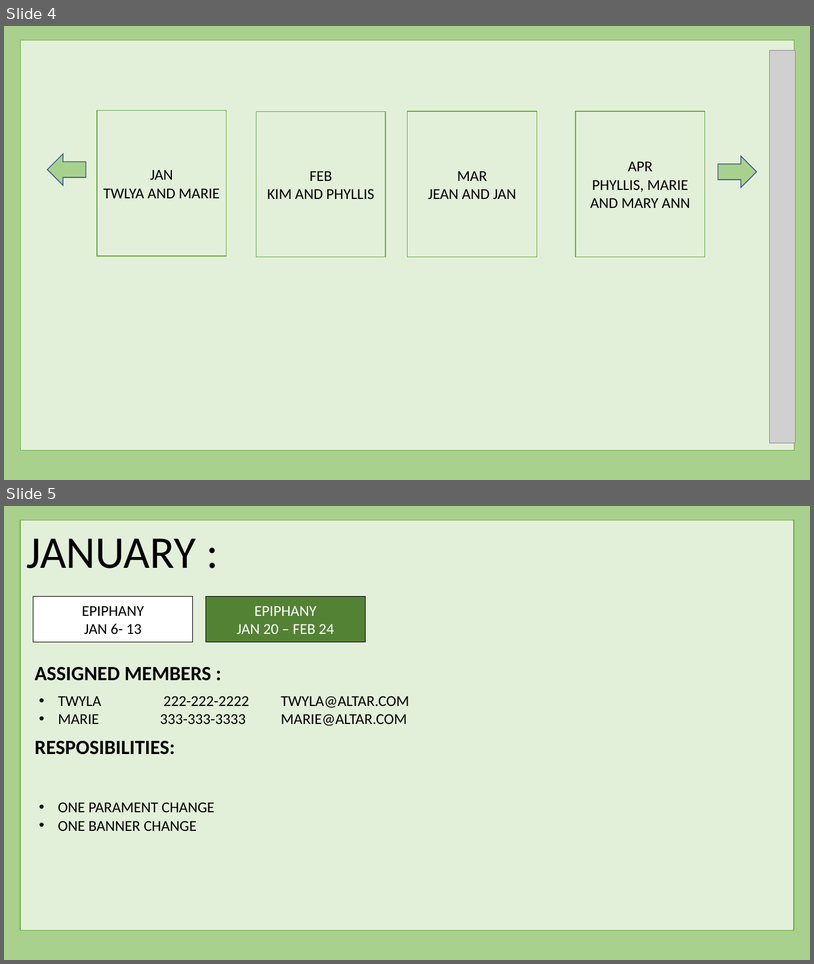
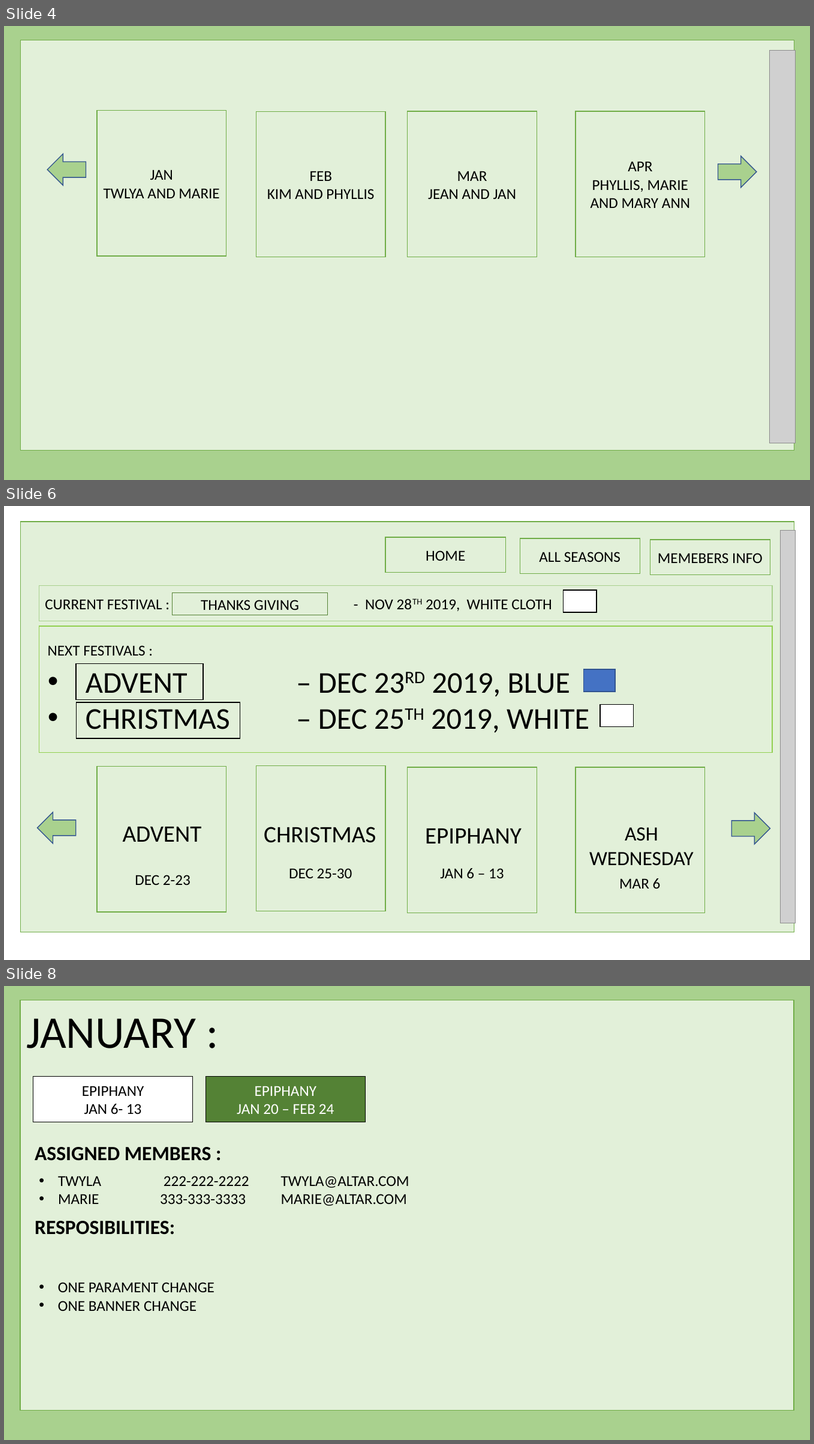
Before and after one commit to harishvavilala/Betterhappo, a slide deck: Powerpoints/BannerManagment.pptx. Shown one above the other, each under a label of ours: slides 4 and 5 before the commit, slides 4, 6 and 8 after it; the slides between them are not shown. The pictures are 814x964 and 814x1444 pixels, drawn with LibreOffice and Linux fonts; fonts in the diff are those of the drawing; grey boxes stand for pictures. Boxes give left, top, right and bottom in pixels: in the first picture for what was removed or moved away, otherwise in the second. Text is boxed around its words. In the diff, an @@ line names an element or a change of style, - is before the commit and + after.

Commit message:
Home Page Update

```diff
--- a/Powerpoints/BannerManagment.pptx
+++ b/Powerpoints/BannerManagment.pptx
@@ slide 6 added at <box>4,506,810,960</box>, background #FFFFFF @@
@@ rectangle added at <box>21,522,795,932</box>, fill #E2F0D9, outline #70AD47 1 pt @@
@@ rectangle added at <box>386,537,506,573</box>, fill #E2F0D9, outline #70AD47 1 pt, 18 pt, text #000000 @@
+HOME
@@ rectangle added at <box>520,538,641,574</box>, fill #E2F0D9, outline #70AD47 1 pt, 18 pt, text #000000 @@
+ALL SEASONS
@@ rectangle added at <box>651,540,771,575</box>, fill #E2F0D9, outline #70AD47 1 pt, 18 pt, text #000000 @@
+MEMEBERS INFO
@@ picture added at <box>781,531,796,924</box> @@
@@ rectangle added at <box>39,586,773,621</box>, fill #E2F0D9, outline #A9D18E 1 pt, 18 pt, text #000000 @@
+CURRENT FESTIVAL : - NOV 28TH 2019, WHITE CLOTH
@@ rectangle added at <box>172,593,327,615</box>, fill #E2F0D9, outline #548235 1 pt, 18 pt, text #000000 @@
+THANKS GIVING
@@ rectangle added at <box>564,590,597,612</box>, fill #FFFFFF, outline #000000 1 pt @@
@@ rectangle added at <box>39,626,773,752</box>, fill #E2F0D9, outline #92D050 1 pt @@
@@ text added at <box>48,645,145,655</box>, 18 pt, text #000000 @@
+NEXT FESTIVALS :
@@ rectangle added at <box>76,664,204,700</box>, outline #000000 1 pt @@
@@ text added at <box>86,673,590,733</box>, 36 pt, text #000000 @@
+• ADVENT – DEC 23RD 2019, BLUE
+• CHRISTMAS – DEC 25TH 2019, WHITE
@@ rectangle added at <box>584,669,615,692</box>, fill #4472C4, outline #325491 1 pt @@
@@ rectangle added at <box>77,702,240,738</box>, outline #000000 1 pt @@
@@ rectangle added at <box>600,705,634,727</box>, fill #FFFFFF, outline #000000 1 pt @@
@@ rectangle added at <box>97,766,227,912</box>, fill #E2F0D9, outline #70AD47 1 pt @@
@@ rectangle added at <box>256,766,386,911</box>, fill #E2F0D9, outline #70AD47 1 pt @@
@@ rectangle added at <box>408,768,537,913</box>, fill #E2F0D9, outline #70AD47 1 pt @@
@@ rectangle added at <box>576,768,705,913</box>, fill #E2F0D9, outline #70AD47 1 pt @@
@@ right arrow added at <box>37,812,76,844</box>, fill #A9D18E, outline #325491 1 pt @@
@@ text added at <box>123,826,202,841</box>, 28 pt, text #000000 @@
+ADVENT
@@ text added at <box>264,826,376,843</box>, 28 pt, text #000000 @@
+CHRISTMAS
@@ text added at <box>425,828,522,843</box>, 28 pt, text #000000 @@
+EPIPHANY
@@ text added at <box>590,827,694,865</box>, 24 pt, text #000000 @@
+ASH WEDNESDAY
@@ right arrow added at <box>732,813,771,844</box>, fill #A9D18E, outline #325491 1 pt @@
@@ text added at <box>135,874,191,885</box>, 18 pt, text #000000 @@
+DEC 2-23
@@ text added at <box>289,868,353,878</box>, 18 pt, text #000000 @@
+DEC 25-30
@@ text added at <box>440,868,504,878</box>, 18 pt, text #000000 @@
+JAN 6 – 13
@@ text added at <box>620,878,661,888</box>, 18 pt, text #000000 @@
+MAR 6
@@ what was slide 5 is now slide 8 @@
```
Also in this commit, not shown: 1 other slide added.
